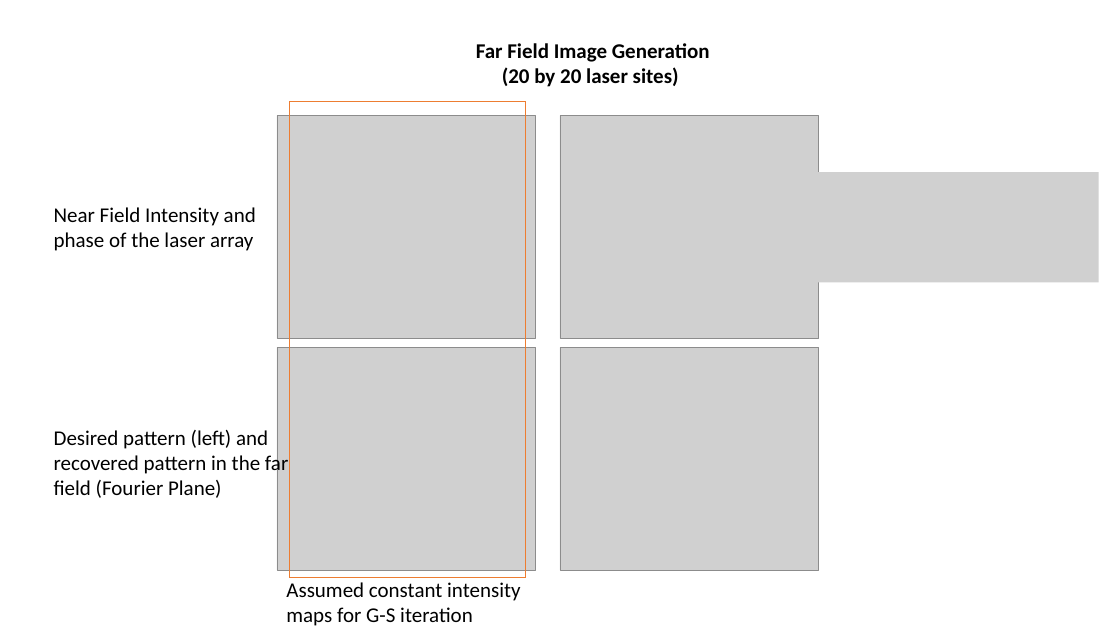
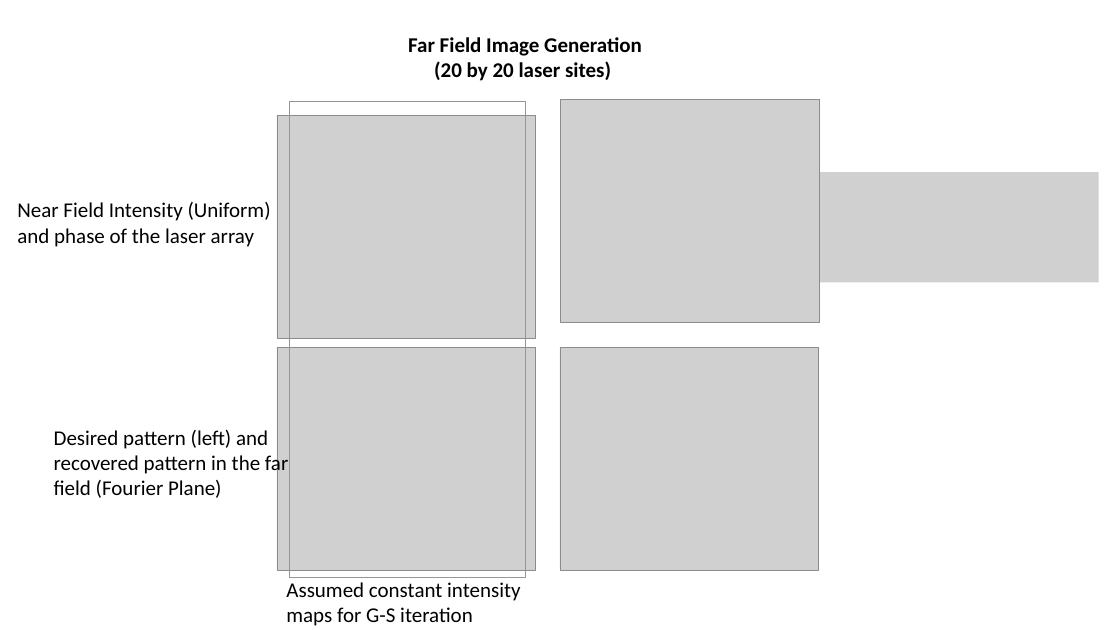
Before and after one commit to minspan199/imaginary-gauge-field, a slide deck: slide 1 of FFT Far Field.pptx. Drawn at 1120x630 pixels with LibreOffice and Linux fonts; fonts in the diff are those of the drawing; grey boxes stand for pictures. Boxes give left, top, right and bottom in pixels: in the first picture for what was removed or moved away, otherwise in the second. Text is boxed around its words. In the diff, an @@ line names an element or a change of style, - is before the commit and + after.

```diff
--- a/FFT Far Field.pptx
+++ b/FFT Far Field.pptx
@@ text "Far Field Image Generation (20 ...": place and size @@
-text "Far Field Image Generation (20 ..." at (476, 43, 710, 87)
+text "Far Field Image Generation (20 ..." at (408, 37, 642, 81)
@@ picture: place and size @@
-picture at (560, 116, 819, 339)
+picture at (560, 99, 819, 322)
@@ text at (17, 202, 271, 247): text changed @@
-Near Field Intensity and phase of the laser array
+Near Field Intensity (Uniform) and phase of the laser array
```
Also in this commit, not shown: 1 slide added, 14 other files.
